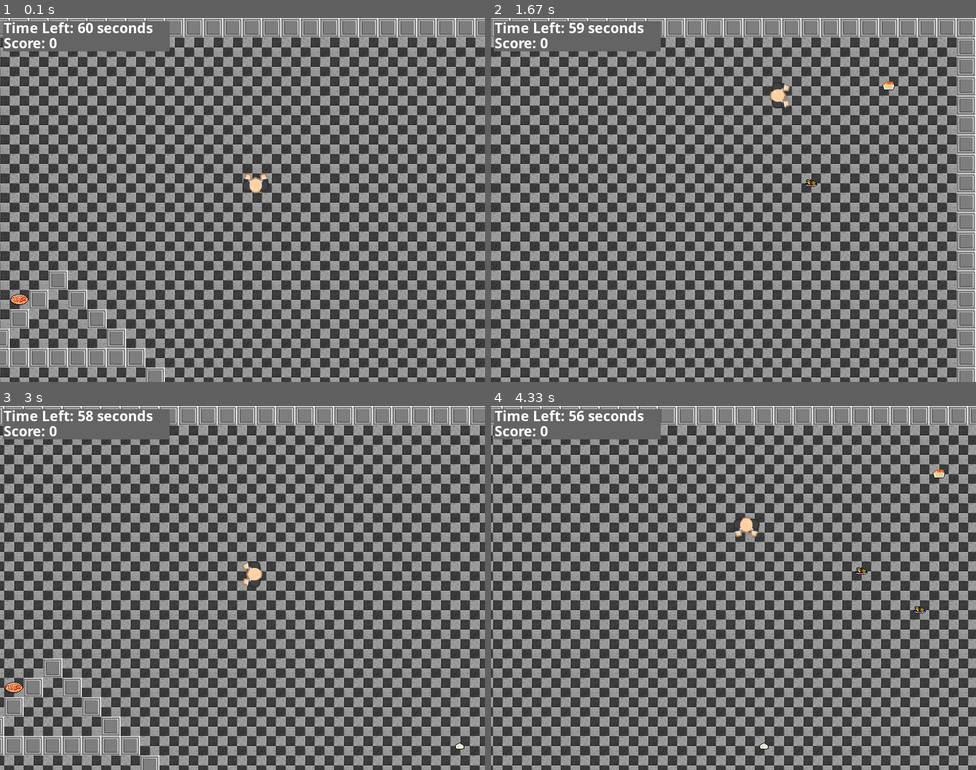
Above: before the commit, frames 1-4 (two rows, left to right).
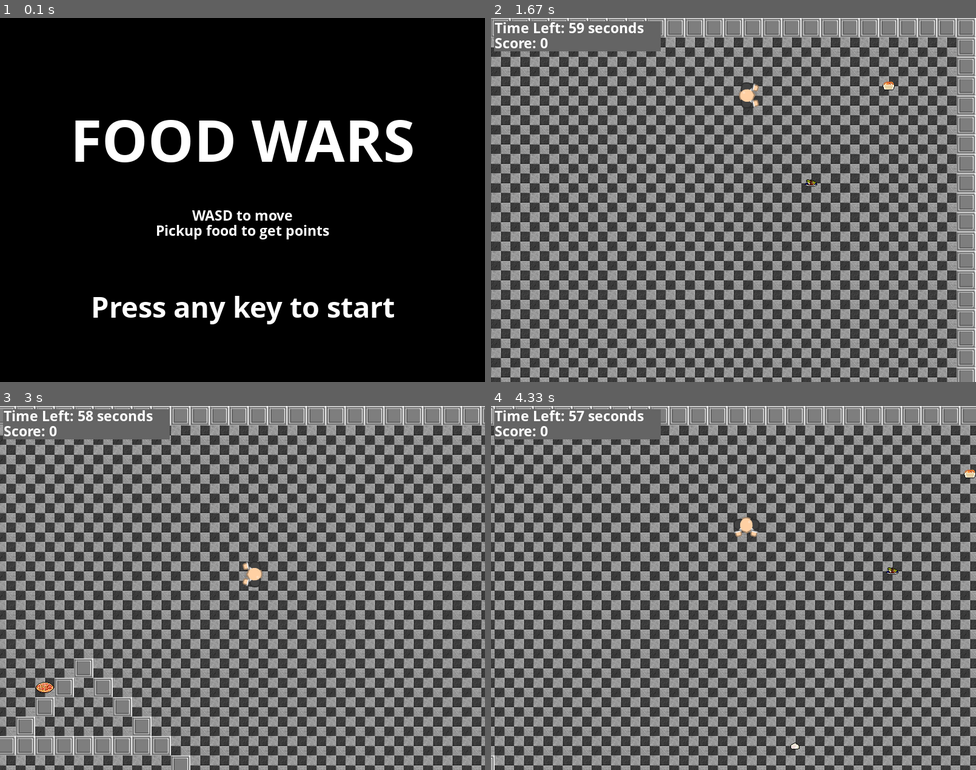
Above: after the commit, the same moments.

Repository: bly852/ICS3U1
Game: pygame game, started from (19.12.06) Culminating/game.py
The game is run twice, just before and just after one commit, with the same random seed, the same clock (stepped at 60 frames per second) and the same inputs.
Inputs:
- Up to frame 1 (0.1 s): no input
- Up to frame 2 (1.67 s): hold D 0.33-0.8 s; hold W 0.88-1.18 s; hold D from 1.22 s (still down)
- Up to frame 3 (3 s): release D at 1.68 s; hold A 1.72-2.25 s; hold S 2.28-2.58 s; hold A from 2.62 s (still down)
- Up to frame 4 (4.33 s): release A at 3.02 s; hold W 3.05-3.42 s; hold D 3.45-4.08 s; hold S from 4.12 s (still down)

The runs differ from the first frame. In frame 1, 100% of the frame differs, in the area x 0-100%, y 0-100%; in frame 2, 0.4%; in frame 3, 78%; in frame 4, 79%.

Commit message:
Added start screen to the game with instructions

Diff:
--- a/(19.12.06) Culminating/game.py
+++ b/(19.12.06) Culminating/game.py
@@ -146,10 +146,10 @@
         pygame.draw.rect(self.screen, lightgrey, (5, 5, 275, 50), 0)
 
         # draws time left to the screen
-        self.draw_text(' Time Left: {} seconds'.format(time_limit-(int(self.elapsed_time))), 'Segoe UI', 25, True, white, 0, 0)
+        self.draw_text(' Time Left: {} seconds'.format(time_limit-(int(self.elapsed_time))), default_font, 25, True, white, 0, 0)
 
         # draws player score to the screen
-        self.draw_text(' Score: {}'.format(self.player.score), 'Segoe UI', 25, True, white, 0, 25)
+        self.draw_text(' Score: {}'.format(self.player.score), default_font, 25, True, white, 0, 25)
 
         # flip render to the screen
         pygame.display.flip()
@@ -187,7 +187,18 @@
         """
         shows the games start screen
         """
-        pass
+        # wipes the screen to black
+        self.screen.fill(black)
+
+        # draws splash screen text
+        self.draw_text('FOOD WARS', default_font, 100, True, white, width//2, height//2-100, align = 'center')
+        self.draw_text('WASD to move', default_font, 25, True, white, width//2, height//2+25, align = 'center')
+        self.draw_text('Pickup food to get points', default_font, 25, True, white, width//2, height//2+50, align = 'center')
+        self.draw_text('Press any key to start', default_font, 50, True, white, width//2, height//2+175, align = 'center')
+
+        # flips final screen to display
+        pygame.display.flip()
+        self.wait_for_key()
 
     def show_game_over(self):
         """
@@ -201,10 +212,10 @@
         self.screen.blit(self.game_over, (0,0))
 
         # draws the game over text
-        self.draw_text('GAME OVER', 'Segoe UI', 100, True, white, width//2, height//2-100, align = 'center')
-        self.draw_text('SCORE: {}'.format(self.player.score), 'Segoe UI', 50, True, white, width//2, height//2+75, align = 'center')
-        self.draw_text('Press Escape to quit the game', 'Segoe UI', 25, True, white, width//2, height//2+150, align = 'center')
-        self.draw_text('Press any other key to play again', 'Segoe UI', 25, True, white, width//2, height//2+175, align = 'center')
+        self.draw_text('GAME OVER', default_font, 100, True, white, width//2, height//2-100, align = 'center')
+        self.draw_text('SCORE: {}'.format(self.player.score), default_font, 50, True, white, width//2, height//2+75, align = 'center')
+        self.draw_text('Press Escape to quit the game', default_font, 25, True, white, width//2, height//2+150, align = 'center')
+        self.draw_text('Press any other key to play again', default_font, 25, True, white, width//2, height//2+175, align = 'center')
 
         # flips final screen to display
         pygame.display.flip()
@@ -224,9 +235,12 @@
                     self.quit()
                 # if escape is pressed quit the game, otherwise start new game
                 if event.type == KEYDOWN:
-                    if event.key == K_ESCAPE:
-                        self.quit()
-                    else:
+                    try:
+                        if event.key == K_ESCAPE:
+                            self.quit()
+                        else:
+                            waiting = False
+                    except AttributeError:
                         waiting = False
 
 
--- a/(19.12.06) Culminating/settings.py
+++ b/(19.12.06) Culminating/settings.py
@@ -44,3 +44,7 @@
 # food settings
 food_spawn_rate = 100 # lower number = more food
 food_spawn_timer = 1 # seconds between food spawn
+
+
+# text settings
+default_font = 'Segoe UI'
